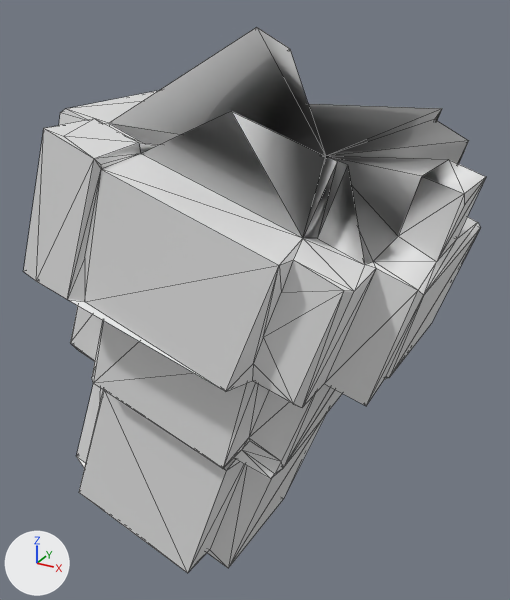
One commit to the OBJ model src/main/resources/assets/kn8/meshes/jura/forearm_left.obj: the scene before it, then after it.
Both versions are drawn from a 50 mm camera at (-0.154, -0.335, 1.143) aimed at (-0.346, 0.015, 0.968). The lights are fixed; the arrows at lower left show +X, +Y and +Z. The picture after the commit comes second. Mesh edges are drawn as thin lines. Where no turn or scale is listed for an object, it has been applied to the vertices. Vertices at exactly the same position are counted once.

Names of what the first picture shows: 'forearm_left'.
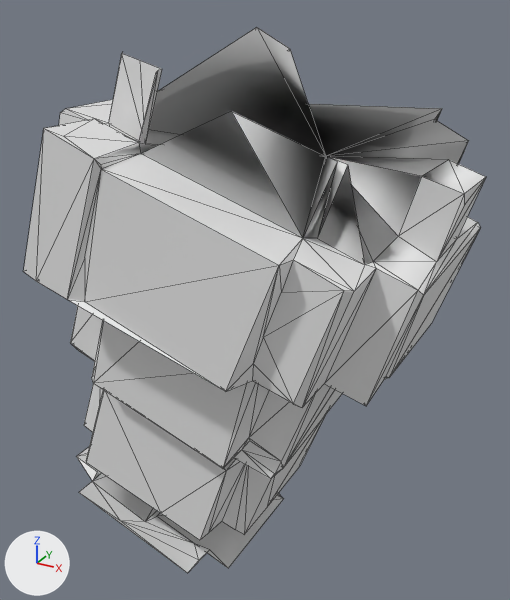
Pixel boxes (x1, y1, x2, y2) of what changed, in the pictures (510 x 600 px; the box of a moved part takes in the faces that stretch with it):
part 1 of me_forearm_left, moved or reshaped: before (77, 384, 326, 573); after (84, 384, 326, 540)
part 2 of me_forearm_left, built on: before (109, 123, 422, 236); after (109, 52, 422, 236)

What the commit changed:
me_forearm_left is used by ob_forearm_left; location (0.0, 0.0, 0.0).
me_forearm_left had 237 vertices, 470 faces and spanned x -0.472..-0.22, y -0.096..0.113, z 0.786..1.122.
me_forearm_left now has 275 vertices, 491 faces and spans x -0.472..-0.22, y -0.096..0.113, z 0.786..1.122.
Part 1, on me_forearm_left:
31 faces are deleted.
31 vertices are added at x -0.462..-0.331, y -0.05..0.083, z 0.822..0.863.
44 new faces join them.
Part 2, on me_forearm_left:
3 faces are deleted.
7 vertices are added at x -0.38..-0.352, y -0.066..-0.054, z 1.109..1.116.
11 new faces join them.
